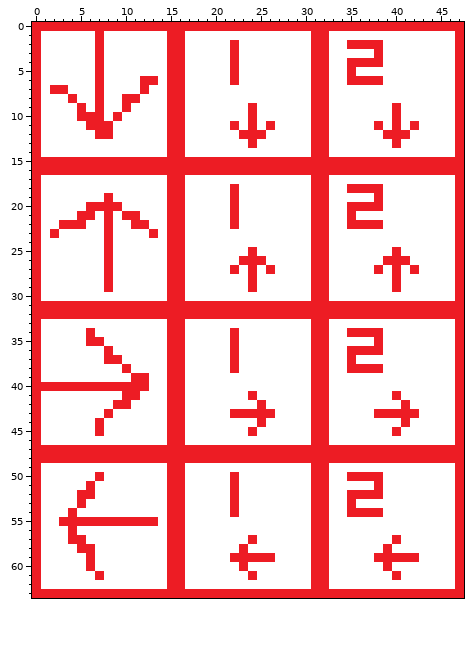
File history of a pixel-art sprite, assets/patrolbot1.png. That is the earlier state.
The file is 48x64 pixels.
Now the later version:
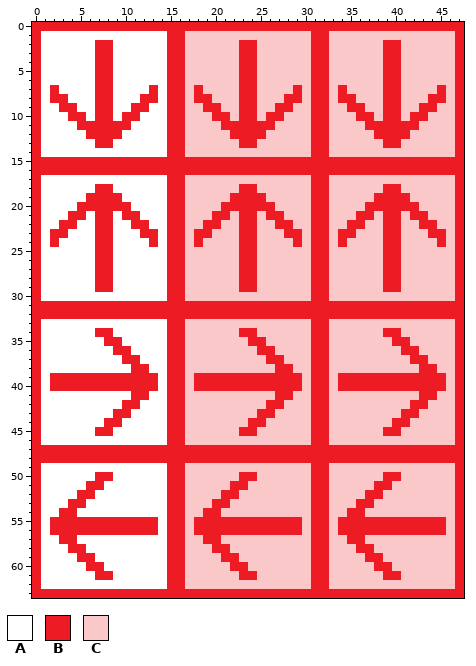
Palette (. is transparent): A #ffffff  B #ed1c24  C #fbc8ca
Difference:
y 1: x 7 B -> A; x 17..30 AAAAAAAAAAAAAA -> CCCCCCCCCCCCCC; x 33..46 AAAAAAAAAAAAAA -> CCCCCCCCCCCCCC
y 2: x 8 A -> B; x 17..30 AAAAABAAAAAAAA -> CCCCCCBBCCCCCC; x 33..46 AABBBBAAAAAAAA -> CCCCCCBBCCCCCC
y 3: x 8 A -> B; x 17..30 AAAAABAAAAAAAA -> CCCCCCBBCCCCCC; x 33..46 AAAAABAAAAAAAA -> CCCCCCBBCCCCCC
y 4: x 8 A -> B; x 17..30 AAAAABAAAAAAAA -> CCCCCCBBCCCCCC; x 33..46 AABBBBAAAAAAAA -> CCCCCCBBCCCCCC
y 5: x 8 A -> B; x 17..30 AAAAABAAAAAAAA -> CCCCCCBBCCCCCC; x 33..46 AABAAAAAAAAAAA -> CCCCCCBBCCCCCC
y 6: x 8 A -> B; x 12..13 BB -> AA; x 17..30 AAAAABAAAAAAAA -> CCCCCCBBCCCCCC; x 33..46 AABBBBAAAAAAAA -> CCCCCCBBCCCCCC
y 7: x 3 B -> A; x 8 A -> B; x 12..13 BA -> AB; x 17..30 AAAAAAAAAAAAAA -> CBCCCCBBCCCCBC; x 33..46 AAAAAAAAAAAAAA -> CBCCCCBBCCCCBC
y 8: x 2..4 AAB -> BBA; x 8 A -> B; x 10..13 BBAA -> AABB; x 17..30 AAAAAAAAAAAAAA -> CBBCCCBBCCCBBC; x 33..46 AAAAAAAAAAAAAA -> CBBCCCBBCCCBBC
y 9: x 3..5 AAB -> BBA; x 8 A -> B; x 10..12 BAA -> ABB; x 17..23 AAAAAAA -> CCBBCCB; x 25..30 AAAAAA -> CCBBCC; x 33..39 AAAAAAA -> CCBBCCB; x 41..46 AAAAAA -> CCBBCC
y 10: x 4 A -> B; x 6 B -> A; x 8..11 ABAA -> BABB; x 17..23 AAAAAAA -> CCCBBCB; x 25..30 AAAAAA -> CBBCCC; x 33..39 AAAAAAA -> CCCBBCB; x 41..46 AAAAAA -> CBBCCC
y 11: x 5 A -> B; x 9..10 AA -> BB; x 17..21 AAAAA -> CCCCB; x 23 A -> B; x 25 A -> B; x 27..30 AAAA -> CCCC; x 33..37 AAAAA -> CCCCB; x 39 A -> B; x 41 A -> B; x 43..46 AAAA -> CCCC
y 12: x 6 A -> B; x 9 A -> B; x 17..22 AAAAAA -> CCCCCB; x 26..30 AAAAA -> CCCCC; x 33..38 AAAAAA -> CCCCCB; x 42..46 AAAAA -> CCCCC
y 13: x 7..8 AA -> BB; x 17..23 AAAAAAA -> CCCCCCB; x 25..30 AAAAAA -> CCCCCC; x 33..39 AAAAAAA -> CCCCCCB; x 41..46 AAAAAA -> CCCCCC
y 14: x 17..30 AAAAAAAAAAAAAA -> CCCCCCCCCCCCCC; x 33..46 AAAAAAAAAAAAAA -> CCCCCCCCCCCCCC
y 17: x 17..30 AAAAAAAAAAAAAA -> CCCCCCCCCCCCCC; x 33..46 AAAAAAAAAAAAAA -> CCCCCCCCCCCCCC
y 18: x 7..8 AA -> BB; x 17..30 AAAAABAAAAAAAA -> CCCCCCBBCCCCCC; x 33..46 AABBBBAAAAAAAA -> CCCCCCBBCCCCCC
y 19: x 6..7 AA -> BB; x 9 A -> B; x 17..21 AAAAA -> CCCCC; x 23..30 AAAAAAAA -> BBBCCCCC; x 33..37 AAAAA -> CCCCC; x 39..46 AAAAAAAA -> BBBCCCCC
y 20: x 5 A -> B; x 10 A -> B; x 17..21 AAAAA -> CCCCB; x 23..30 AAAAAAAA -> BBBBCCCC; x 33..36 AABB -> CCCC; x 39..46 AAAAAAAA -> BBBBCCCC
y 21: x 4 A -> B; x 6..7 BA -> AB; x 17..30 AAAAABAAAAAAAA -> CCCBBCBBCBBCCC; x 33..46 AABAAAAAAAAAAA -> CCCBBCBBCBBCCC
y 22: x 5 B -> A; x 7 A -> B; x 17..30 AAAAABAAAAAAAA -> CCBBCCBBCCBBCC; x 33..34 AA -> CC; x 37..46 BBAAAAAAAA -> CCBBCCBBCC
y 23: x 3 A -> B; x 7 A -> B; x 12 A -> B; x 17..30 AAAAAAAAAAAAAA -> CBBCCCBBCCCBBC; x 33..46 AAAAAAAAAAAAAA -> CBBCCCBBCCCBBC
y 24: x 2 A -> B; x 7 A -> B; x 13 A -> B; x 17..30 AAAAAAAAAAAAAA -> CBCCCCBBCCCCBC; x 33..46 AAAAAAAAAAAAAA -> CBCCCCBBCCCCBC
y 25: x 7 A -> B; x 17..23 AAAAAAA -> CCCCCCB; x 25..30 AAAAAA -> CCCCCC; x 33..39 AAAAAAA -> CCCCCCB; x 41..46 AAAAAA -> CCCCCC
y 26: x 7 A -> B; x 17..22 AAAAAA -> CCCCCC; x 25..30 BAAAAA -> CCCCCC; x 33..38 AAAAAA -> CCCCCC; x 41..46 BAAAAA -> CCCCCC
y 27: x 7 A -> B; x 17..23 AAAAABA -> CCCCCCB; x 25..30 ABAAAA -> CCCCCC; x 33..39 AAAAABA -> CCCCCCB; x 41..46 ABAAAA -> CCCCCC
y 28..29: x 7 A -> B; x 17..23 AAAAAAA -> CCCCCCB; x 25..30 AAAAAA -> CCCCCC; x 33..39 AAAAAAA -> CCCCCCB; x 41..46 AAAAAA -> CCCCCC
y 30: x 17..30 AAAAAAAAAAAAAA -> CCCCCCCCCCCCCC; x 33..46 AAAAAAAAAAAAAA -> CCCCCCCCCCCCCC
y 33: x 17..30 AAAAAAAAAAAAAA -> CCCCCCCCCCCCCC; x 33..46 AAAAAAAAAAAAAA -> CCCCCCCCCCCCCC
y 34: x 6..8 BAA -> ABB; x 17..30 AAAAABAAAAAAAA -> CCCCCCBBCCCCCC; x 33..46 AABBBBAAAAAAAA -> CCCCCCBBCCCCCC
y 35: x 6..9 BBAA -> AABB; x 17..30 AAAAABAAAAAAAA -> CCCCCCCBBCCCCC; x 33..46 AAAAABAAAAAAAA -> CCCCCCCBBCCCCC
y 36: x 8..10 BAA -> ABB; x 17..30 AAAAABAAAAAAAA -> CCCCCCCCBBCCCC; x 33..46 AABBBBAAAAAAAA -> CCCCCCCCBBCCCC
y 37: x 8..11 BBAA -> AABB; x 17..30 AAAAABAAAAAAAA -> CCCCCCCCCBBCCC; x 33..46 AABAAAAAAAAAAA -> CCCCCCCCCBBCCC
y 38: x 10..12 BAA -> ABB; x 17..30 AAAAABAAAAAAAA -> CCCCCCCCCCBBCC; x 33..46 AABBBBAAAAAAAA -> CCCCCCCCCCBBCC
y 39: x 2..10 AAAAAAAAA -> BBBBBBBBB; x 13 A -> B; x 17..30 AAAAAAAAAAAAAA -> CBBBBBBBBBBBBC; x 33..46 AAAAAAAAAAAAAA -> CBBBBBBBBBBBBC
y 40: x 1 B -> A; x 13 A -> B; x 17..30 AAAAAAAAAAAAAA -> CBBBBBBBBBBBBC; x 33..46 AAAAAAAAAAAAAA -> CBBBBBBBBBBBBC
y 41: x 10 B -> A; x 12 A -> B; x 17..30 AAAAAAABAAAAAA -> CCCCCCCCCCBBCC; x 33..46 AAAAAAABAAAAAA -> CCCCCCCCCCBBCC
y 42: x 9 B -> A; x 11 A -> B; x 17..30 AAAAAAAABAAAAA -> CCCCCCCCCBBCCC; x 33..46 AAAAAAAABAAAAA -> CCCCCCCCCBBCCC
y 43: x 8..10 BAA -> ABB; x 17..24 AAAAABBB -> CCCCCCCC; x 27..30 AAAA -> CCCC; x 33..40 AAAAABBB -> CCCCCCCC; x 43..46 AAAA -> CCCC
y 44: x 7..9 BAA -> ABB; x 17..24 AAAAAAAA -> CCCCCCCB; x 26..30 AAAAA -> CCCCC; x 33..40 AAAAAAAA -> CCCCCCCB; x 42..46 AAAAA -> CCCCC
y 45: x 8 A -> B; x 17..23 AAAAAAA -> CCCCCCB; x 25..30 AAAAAA -> CCCCCC; x 33..39 AAAAAAA -> CCCCCCB; x 41..46 AAAAAA -> CCCCCC
y 46: x 17..30 AAAAAAAAAAAAAA -> CCCCCCCCCCCCCC; x 33..46 AAAAAAAAAAAAAA -> CCCCCCCCCCCCCC
y 49: x 17..30 AAAAAAAAAAAAAA -> CCCCCCCCCCCCCC; x 33..46 AAAAAAAAAAAAAA -> CCCCCCCCCCCCCC
y 50: x 8 A -> B; x 17..30 AAAAABAAAAAAAA -> CCCCCCBBCCCCCC; x 33..46 AABBBBAAAAAAAA -> CCCCCCBBCCCCCC
y 51: x 7 A -> B; x 17..21 AAAAA -> CCCCC; x 23..30 AAAAAAAA -> BCCCCCCC; x 33..37 AAAAA -> CCCCC; x 39..46 AAAAAAAA -> BCCCCCCC
y 52: x 17..21 AAAAA -> CCCCB; x 23..30 AAAAAAAA -> CCCCCCCC; x 33..36 AABB -> CCCC; x 39..46 AAAAAAAA -> CCCCCCCC
y 53: x 4 A -> B; x 17..30 AAAAABAAAAAAAA -> CCCBBCCCCCCCCC; x 33..46 AABAAAAAAAAAAA -> CCCBBCCCCCCCCC
y 54: x 3 A -> B; x 17..30 AAAAABAAAAAAAA -> CCBBCCCCCCCCCC; x 33..34 AA -> CC; x 37..46 BBAAAAAAAA -> CCCCCCCCCC
y 55: x 2 A -> B; x 17..30 AAAAAAAAAAAAAA -> CBBBBBBBBBBBBC; x 33..46 AAAAAAAAAAAAAA -> CBBBBBBBBBBBBC
y 56: x 2..3 AA -> BB; x 5..13 AAAAAAAAA -> BBBBBBBBB; x 17..30 AAAAAAAAAAAAAA -> CBBBBBBBBBBBBC; x 33..46 AAAAAAAAAAAAAA -> CBBBBBBBBBBBBC
y 57: x 3 A -> B; x 5 B -> A; x 17..30 AAAAAAABAAAAAA -> CCBBCCCCCCCCCC; x 33..46 AAAAAAABAAAAAA -> CCBBCCCCCCCCCC
y 58: x 4 A -> B; x 6 B -> A; x 17..30 AAAAAABAAAAAAA -> CCCBBCCCCCCCCC; x 33..46 AAAAAABAAAAAAA -> CCCBBCCCCCCCCC
y 59: x 5 A -> B; x 17..21 AAAAA -> CCCCB; x 23..30 BBBBAAAA -> CCCCCCCC; x 33..37 AAAAA -> CCCCB; x 39..46 BBBBAAAA -> CCCCCCCC
y 60: x 7 A -> B; x 17..22 AAAAAA -> CCCCCB; x 24..30 AAAAAAA -> CCCCCCC; x 33..38 AAAAAA -> CCCCCB; x 40..46 AAAAAAA -> CCCCCCC
y 61: x 8 A -> B; x 17..23 AAAAAAA -> CCCCCCB; x 25..30 AAAAAA -> CCCCCC; x 33..39 AAAAAAA -> CCCCCCB; x 41..46 AAAAAA -> CCCCCC
y 62: x 17..30 AAAAAAAAAAAAAA -> CCCCCCCCCCCCCC; x 33..46 AAAAAAAAAAAAAA -> CCCCCCCCCCCCCC
Pixel boxes of the changes (left, top, right, bottom) in both pictures:
changed: (41, 31, 455, 589)
